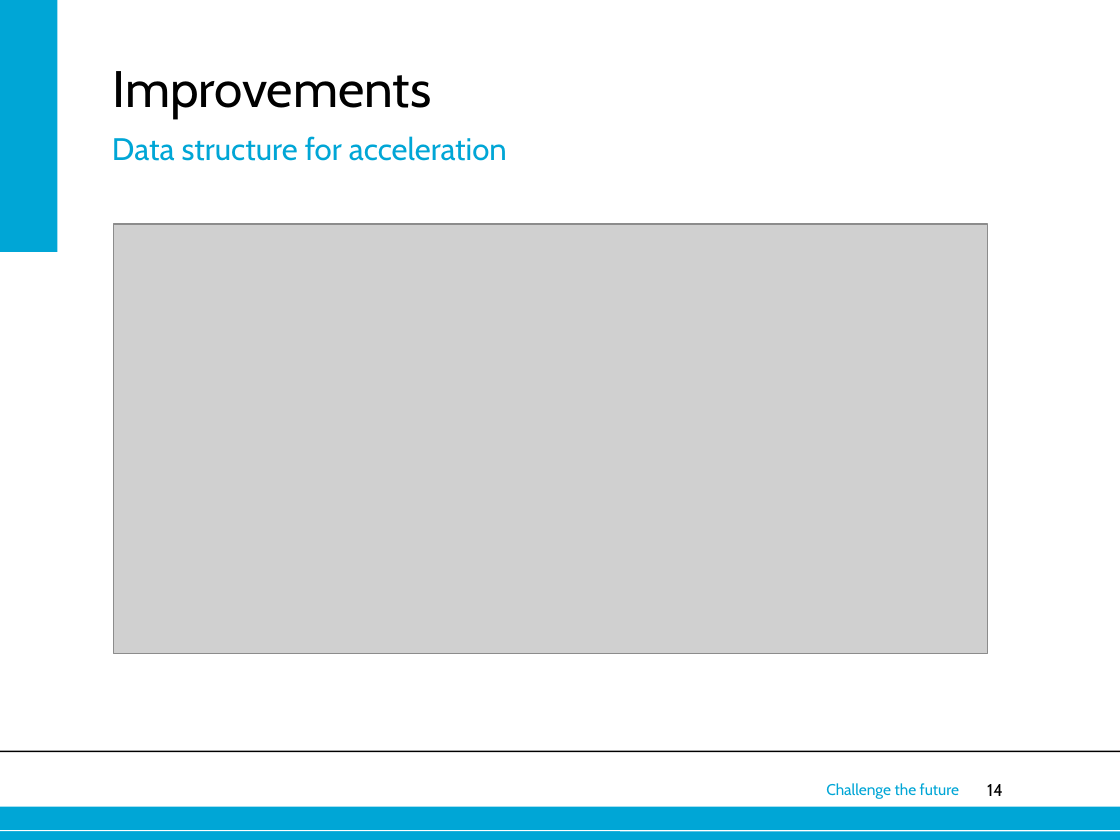
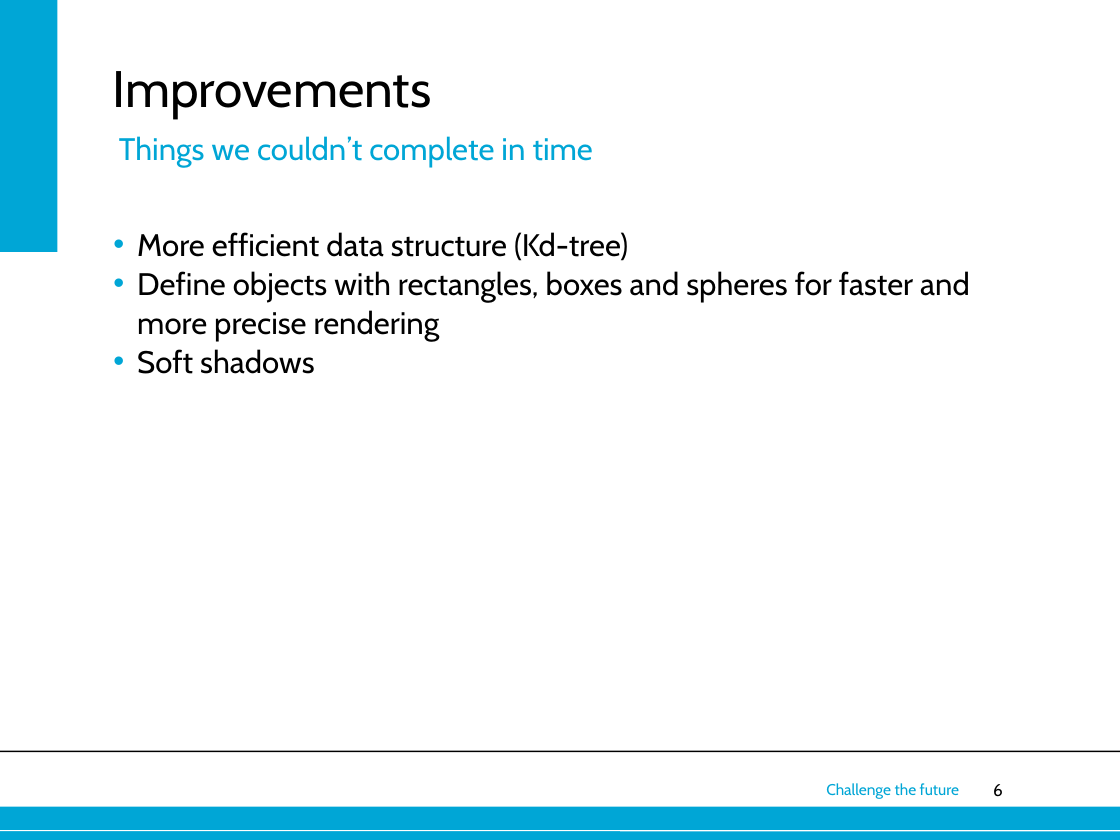
Before and after one commit to wmorssink/raytracert, a slide deck: slide 6 of RayTracing.ppt (slide 14 before the commit). Drawn at 1120x840 pixels with LibreOffice and Linux fonts; fonts in the diff are those of the drawing; grey boxes stand for pictures; background and template pictures are left out. Boxes give left, top, right and bottom in pixels: in the first picture for what was removed or moved away, otherwise in the second. Text is boxed around its words. In the diff, an @@ line names an element or a change of style, - is before the commit and + after.

```diff
--- a/RayTracing.ppt
+++ b/RayTracing.ppt
@@ text at bbox=[119, 136, 593, 167]: text changed @@
-Data structure for acceleration
+Things we couldn’t complete in time
@@ picture removed at bbox=[113, 224, 988, 654] @@
@@ text added at bbox=[137, 232, 970, 374], 20 pt, text #000000 @@
+• More efficient data structure (Kd-tree)
+• Define objects with rectangles, boxes and spheres for faster and more precise rendering
+• Soft shadows
@@ page number at bbox=[993, 784, 1003, 797]: text changed @@
-14
+6
```
Also in this commit, not shown: 2 other slides changed, 3 slides added, 11 slides removed.
